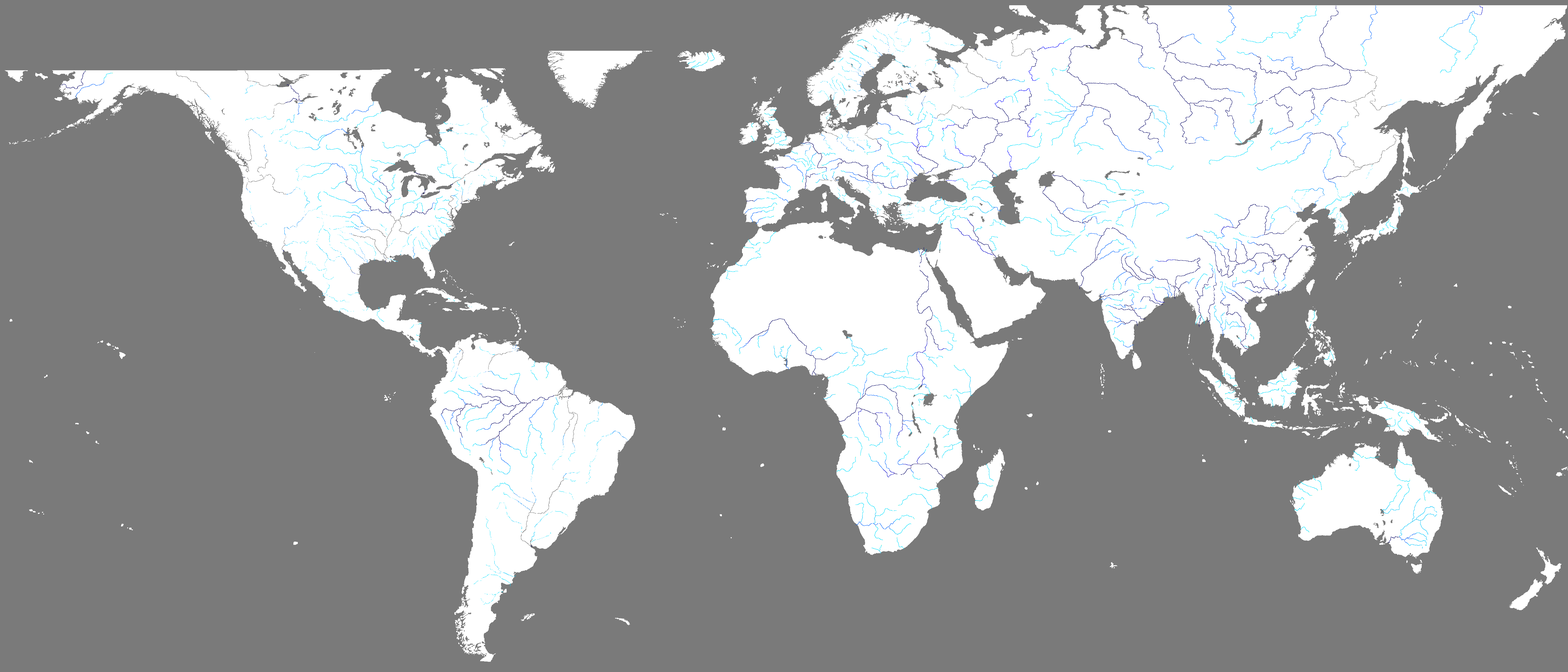
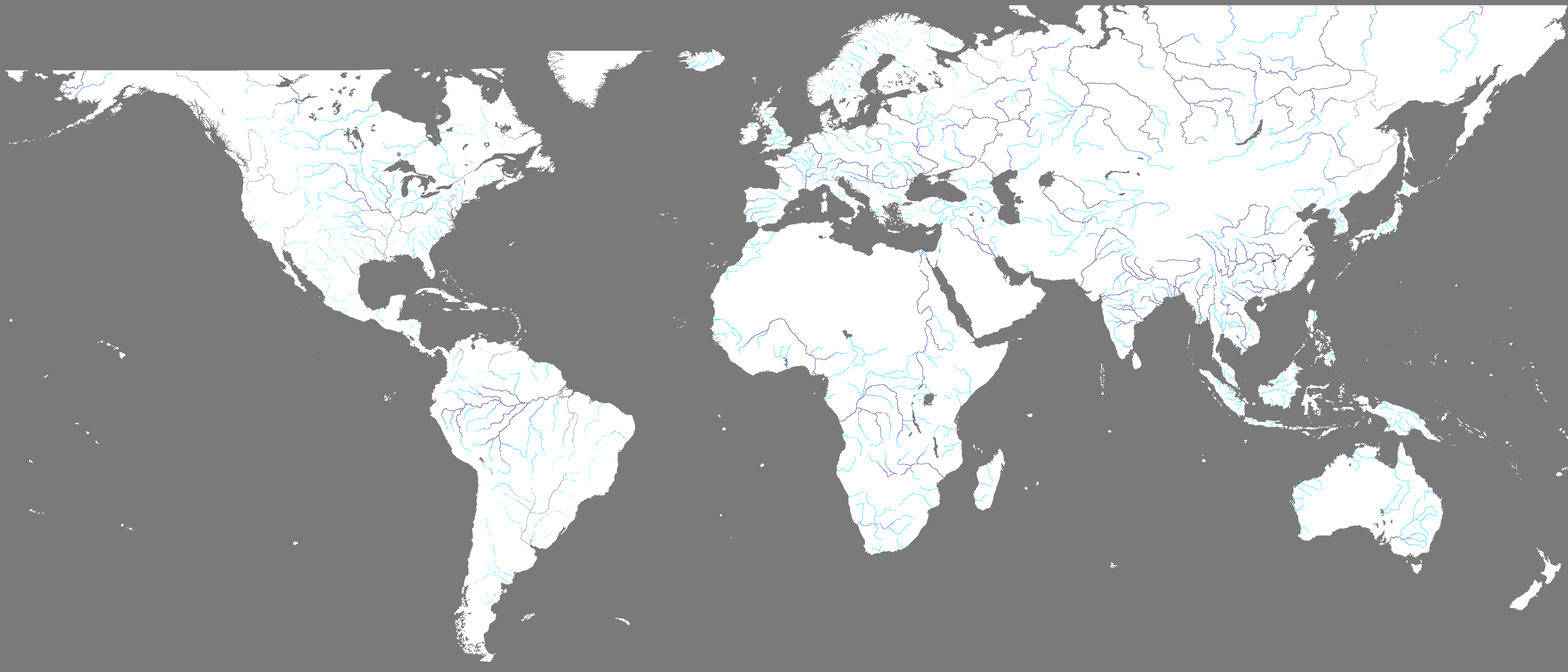
Two versions of the same layered image (1568 x 672). Layer-by-layer changes:
painted on "rivers.bmp" over [left=1233, top=100, right=1553, bottom=604]
